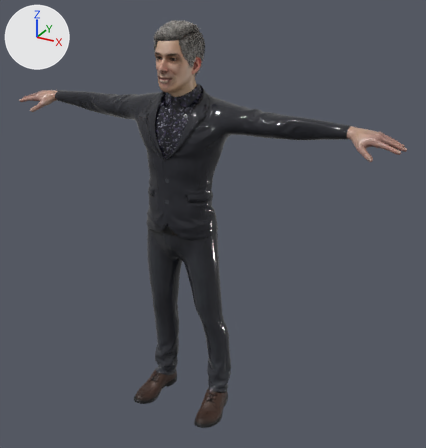
Renders of the glTF model assets/joe_hd.glb from each side of a commit.
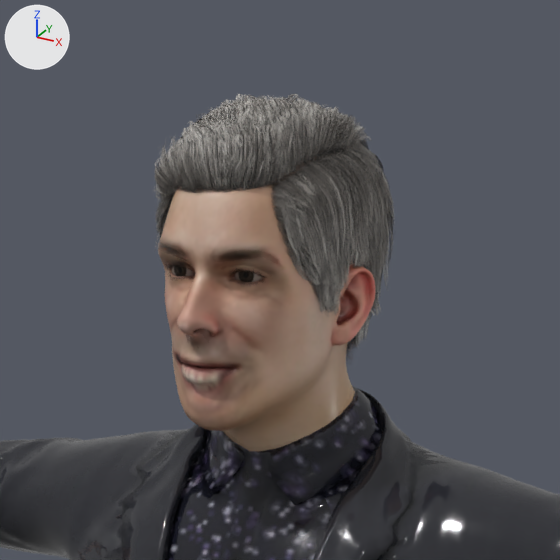
Each version is shown whole from a camera (50 mm lens) standing at (1.25, -2.016, 1.975) and looking at (0.114, 0.049, 0.942), then close up on the part from 28% to 57% of the width and 0% to 27% of the height. Lighting does not change. The marker at upper left points along +X, +Y and +Z. The first two pictures are the older version. Where no turn or scale is listed for an object, it has been applied to the vertices. Vertices at exactly the same position are counted once.

The scene before the commit, as lines of its bpy script (objects in view):
```python
me_mesh_001 = bpy.data.meshes.new('Mesh.001')
me_mesh_001.from_pydata(...)  # 4986 vertices, 9968 faces; spans x -0.685..0.68, y -0.151..0.121, z 0.916..1.54
me_mesh_001.materials.append(mat_ch33_body)
me_mesh_006 = bpy.data.meshes.new('Mesh.006')
me_mesh_006.from_pydata(...)  # 9162 vertices, 18126 faces; spans x -0.89..0.89, y -0.15..0.09, z 0.05..1.76
me_mesh_006.materials.append(mat_ch33_body)
me_mesh_008 = bpy.data.meshes.new('Mesh.008')
me_mesh_008.from_pydata(...)  # 8587 vertices, 9749 faces; spans x -0.093..0.093, y -0.12..0.098, z 1.553..1.784
me_mesh_008.materials.append(mat_ch33_hair)
ob_ch33_body = bpy.data.objects.new('Ch33_Body', me_mesh_006)
ob_ch33_body.location = (0.0, 0.0, 0.0)
ob_ch33_hair = bpy.data.objects.new('Ch33_Hair', me_mesh_008)
ob_ch33_hair.location = (0.0, 0.0, 0.0)
ob_ch33_suit = bpy.data.objects.new('Ch33_Suit', me_mesh_001)
ob_ch33_suit.location = (0.0, 0.0, 0.0)
# also in view: 'Ch33_Shirt' at (0.0, -0.026, 1.25)
```
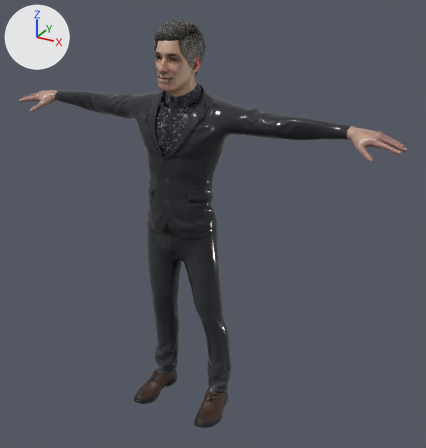
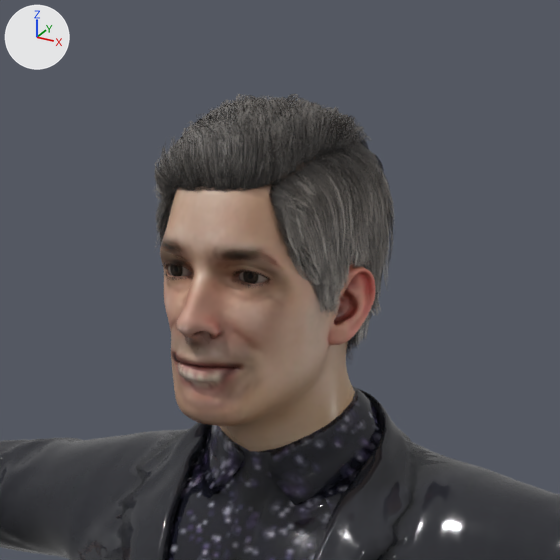
Where the change shows, as pixel boxes [x1, y1, x2, y2] in the close-ups (560 x 560 px; the box of a moved part takes in the faces that stretch with it):
'Ch33_Body', reshaped: before [158, 152, 375, 452]; after [160, 152, 375, 452]
part 1 of me_mesh_006, moved or reshaped: before [158, 174, 372, 433]; after [160, 170, 366, 433]
part 2 of me_mesh_008, moved or reshaped: [156, 94, 382, 313] in both
part 3 of me_mesh_008, surface changed: before [172, 94, 355, 193]; after [172, 97, 340, 262]
part 4 of me_mesh_008, recoloured (darker): [155, 94, 383, 346] in both

The change in detail:
Material 'Ch33_hair.001' (mat_ch33_hair_001) is new.
Uses the picture img_ch33_1002_diffuse.
Uses the picture img_ch33_1002_normal.
me_mesh_006 is used by ob_ch33_body; location (0.0, 0.0, 0.0).
me_mesh_006 had 9162 vertices, 18126 faces and spanned x -0.89..0.89, y -0.15..0.09, z 0.05..1.76.
me_mesh_006 now has 9226 vertices, 18126 faces and spans x -0.89..0.89, y -0.15..0.09, z 0.05..1.76.
me_mesh_006 part 1: 835 vertices moved within x -0.09..0.09, y -0.15..0.06, z 1.5..1.73; 941 vertices removed from x -0.09..0.09, y -0.15..0.0, z 1.52..1.73; 1005 vertices added at x -0.08..0.08, y -0.15..0.0, z 1.52..1.73.
Other edits to the shape of me_mesh_006 do not show in these pictures.
me_mesh_008 has 8587 vertices, 9749 faces and spans x -0.093..0.093, y -0.12..0.098, z 1.553..1.784.
me_mesh_008 is used by ob_ch33_hair; location (0.0, 0.0, 0.0).
me_mesh_008 part 2: 1211 of 8587 vertices moved; they spanned x -0.093..0.09, y -0.12..0.092, z 1.559..1.784 and now span x -0.093..0.09, y -0.12..0.092, z 1.559..1.784; mean shift (0.0, 0.0, 0.0); largest move (0.013, 0.047, 1.559) -> (-0.015, 0.085, 1.681).
me_mesh_008 part 3: 299 kept faces spanning x -0.084..0.09, y -0.117..0.09, z 1.559..1.783 get new texture (UV) coordinates.
me_mesh_008 part 4: 8327 faces spanning x -0.087..0.093, y -0.12..0.098, z 1.553..1.784 switch from mat_ch33_hair to mat_ch33_hair_001.
